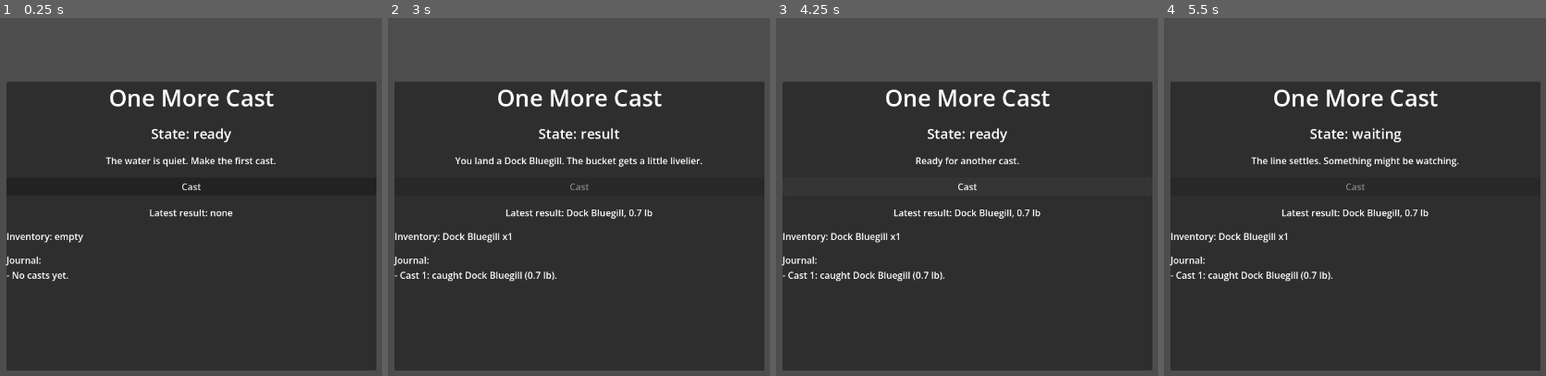
Above: before the commit, frames 1-4 (left to right).
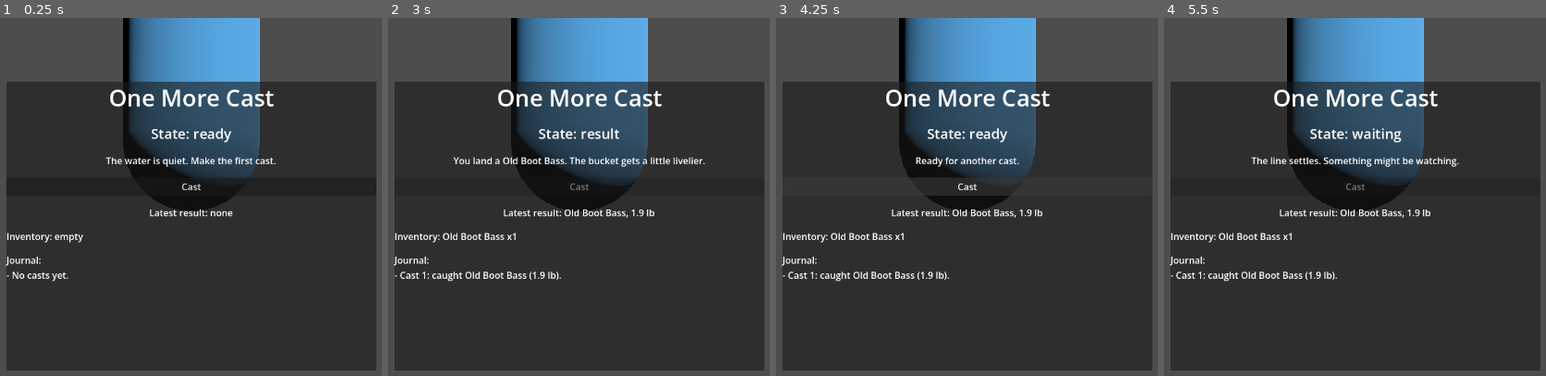
Above: after the commit, the same moments.

Repository: PhiliXiR/OneMoreCast
Game: Godot game, scene res://scenes/world_prototype.tscn
Same seed, same stepped clock (60 frames per second), same inputs: the game is played once before the commit and once after it. Before the commit the project starts from res://scenes/main.tscn.
Inputs:
- Up to frame 1 (0.25 s): no input
- Up to frame 2 (3 s): click "Cast" at 0.5 s; hold D (move_right, bound only after the commit) 1.28-2.03 s; hold S (move_backward, bound only after the commit) 2.03-2.78 s; tap Enter at 2.75 s; hold D (move_right, bound only after the commit) from 2.78 s (still down)
- Up to frame 3 (4.25 s): tap Space at 3.5 s; release D (move_right, bound only after the commit) at 3.53 s; hold W (move_forward, bound only after the commit) from 3.53 s (still down)
- Up to frame 4 (5.5 s): tap Enter at 4.25 s; release W (move_forward, bound only after the commit) at 4.28 s; hold A (move_left, bound only after the commit) from 4.28 s (still down)

The runs differ from the first frame. In frame 1, 14% of the frame differs, in the area x 32-69%, y 0-55%; in frame 2, 16%, in the area x 14-84%, y 0-74%; in frame 3, 16%; in frame 4, 15%.

Commit message:
Add 3D angler prototype using pipeline systems

Diff:
--- /dev/null
+++ b/player/PlayerRig.tscn
@@ -0,0 +1,38 @@
+[gd_scene load_steps=6 format=3 uid="uid://one_more_cast_player_rig"]
+
+[ext_resource type="Script" path="res://tools/3DCodexPipeline/game/systems/character/scripts/character_movement_controller.gd" id="1_movement"]
+
+[sub_resource type="CapsuleShape3D" id="CapsuleShape3D_player"]
+radius = 0.45
+height = 1.8
+
+[sub_resource type="CapsuleMesh" id="CapsuleMesh_player"]
+radius = 0.45
+height = 1.8
+
+[sub_resource type="StandardMaterial3D" id="StandardMaterial3D_player"]
+albedo_color = Color(0.24, 0.52, 0.72, 1)
+
+[sub_resource type="SphereMesh" id="SphereMesh_forward_marker"]
+radius = 0.12
+height = 0.24
+
+[node name="PlayerRig" type="CharacterBody3D"]
+script = ExtResource("1_movement")
+visual_root_path = NodePath("VisualRoot")
+
+[node name="CollisionShape3D" type="CollisionShape3D" parent="."]
+position = Vector3(0, 0.9, 0)
+shape = SubResource("CapsuleShape3D_player")
+
+[node name="VisualRoot" type="Node3D" parent="."]
+
+[node name="CapsuleMesh" type="MeshInstance3D" parent="VisualRoot"]
+position = Vector3(0, 0.9, 0)
+mesh = SubResource("CapsuleMesh_player")
+surface_material_override/0 = SubResource("StandardMaterial3D_player")
+
+[node name="ForwardMarker" type="MeshInstance3D" parent="VisualRoot"]
+position = Vector3(0, 1.35, -0.48)
+mesh = SubResource("SphereMesh_forward_marker")
+surface_material_override/0 = SubResource("StandardMaterial3D_player")
--- a/project.godot
+++ b/project.godot
@@ -1,5 +1,5 @@
 ; Engine configuration file.
-; It is best edited using the editor UI and not directly,
+; It's best edited using the editor UI and not directly,
 ; since the parameters that go here are not all obvious.
 ;
 ; Format:
@@ -8,17 +8,40 @@
 
 config_version=5
 
+[animation]
+
+compatibility/default_parent_skeleton_in_mesh_instance_3d=true
+
 [application]
 
 config/name="One More Cast"
-run/main_scene="res://scenes/main.tscn"
-config/features=PackedStringArray("4.3")
+run/main_scene="res://scenes/world_prototype.tscn"
+config/features=PackedStringArray("4.6")
 
 [display]
 
 window/size/viewport_width=1280
 window/size/viewport_height=720
 
+[input]
+
+move_forward={
+"deadzone": 0.5,
+"events": [Object(InputEventKey,"resource_local_to_scene":false,"resource_name":"","device":-1,"window_id":0,"alt_pressed":false,"shift_pressed":false,"ctrl_pressed":false,"meta_pressed":false,"pressed":false,"keycode":0,"physical_keycode":87,"key_label":0,"unicode":0,"location":0,"echo":false,"script":null)]
+}
+move_backward={
+"deadzone": 0.5,
+"events": [Object(InputEventKey,"resource_local_to_scene":false,"resource_name":"","device":-1,"window_id":0,"alt_pressed":false,"shift_pressed":false,"ctrl_pressed":false,"meta_pressed":false,"pressed":false,"keycode":0,"physical_keycode":83,"key_label":0,"unicode":0,"location":0,"echo":false,"script":null)]
+}
+move_left={
+"deadzone": 0.5,
+"events": [Object(InputEventKey,"resource_local_to_scene":false,"resource_name":"","device":-1,"window_id":0,"alt_pressed":false,"shift_pressed":false,"ctrl_pressed":false,"meta_pressed":false,"pressed":false,"keycode":0,"physical_keycode":65,"key_label":0,"unicode":0,"location":0,"echo":false,"script":null)]
+}
+move_right={
+"deadzone": 0.5,
+"events": [Object(InputEventKey,"resource_local_to_scene":false,"resource_name":"","device":-1,"window_id":0,"alt_pressed":false,"shift_pressed":false,"ctrl_pressed":false,"meta_pressed":false,"pressed":false,"keycode":0,"physical_keycode":68,"key_label":0,"unicode":0,"location":0,"echo":false,"script":null)]
+}
+
 [rendering]
 
 renderer/rendering_method="gl_compatibility"
--- /dev/null
+++ b/scenes/world_prototype.tscn
@@ -0,0 +1,81 @@
+[gd_scene load_steps=13 format=3 uid="uid://one_more_cast_world_prototype"]
+
+[ext_resource type="PackedScene" path="res://player/PlayerRig.tscn" id="1_player"]
+[ext_resource type="Script" path="res://tools/3DCodexPipeline/game/systems/camera/scripts/mmo_camera_controller.gd" id="2_camera"]
+[ext_resource type="PackedScene" path="res://scenes/main.tscn" id="3_casting_ui"]
+
+[sub_resource type="BoxMesh" id="BoxMesh_ground"]
+size = Vector3(24, 0.2, 18)
+
+[sub_resource type="BoxShape3D" id="BoxShape3D_ground"]
+size = Vector3(24, 0.2, 18)
+
+[sub_resource type="StandardMaterial3D" id="StandardMaterial3D_ground"]
+albedo_color = Color(0.34, 0.43, 0.38, 1)
+
+[sub_resource type="BoxMesh" id="BoxMesh_dock"]
+size = Vector3(3.5, 0.25, 8)
+
+[sub_resource type="BoxShape3D" id="BoxShape3D_dock"]
+size = Vector3(3.5, 0.25, 8)
+
+[sub_resource type="StandardMaterial3D" id="StandardMaterial3D_dock"]
+albedo_color = Color(0.48, 0.37, 0.24, 1)
+
+[sub_resource type="PlaneMesh" id="PlaneMesh_water"]
+size = Vector2(28, 16)
+
+[sub_resource type="StandardMaterial3D" id="StandardMaterial3D_water"]
+albedo_color = Color(0.08, 0.28, 0.38, 0.82)
+
+[node name="WorldPrototype" type="Node3D"]
+
+[node name="PlayerRig" parent="." instance=ExtResource("1_player")]
+position = Vector3(0, 0.1, -2)
+camera_output_provider_path = NodePath("../MMOCameraRig")
+
+[node name="MMOCameraRig" type="Node3D" parent="."]
+script = ExtResource("2_camera")
+target_path = NodePath("../PlayerRig")
+initial_yaw_degrees = 30.0
+initial_pitch_degrees = -18.0
+
+[node name="Camera3D" type="Camera3D" parent="MMOCameraRig"]
+current = true
+fov = 70.0
+near = 0.05
+far = 4000.0
+
+[node name="Ground" type="StaticBody3D" parent="."]
+
+[node name="CollisionShape3D" type="CollisionShape3D" parent="Ground"]
+position = Vector3(0, -0.1, 0)
+shape = SubResource("BoxShape3D_ground")
+
+[node name="MeshInstance3D" type="MeshInstance3D" parent="Ground"]
+position = Vector3(0, -0.1, 0)
+mesh = SubResource("BoxMesh_ground")
+surface_material_override/0 = SubResource("StandardMaterial3D_ground")
+
+[node name="Dock" type="StaticBody3D" parent="."]
+position = Vector3(0, 0.05, 4)
+
+[node name="CollisionShape3D" type="CollisionShape3D" parent="Dock"]
+shape = SubResource("BoxShape3D_dock")
+
+[node name="MeshInstance3D" type="MeshInstance3D" parent="Dock"]
+mesh = SubResource("BoxMesh_dock")
+surface_material_override/0 = SubResource("StandardMaterial3D_dock")
+
+[node name="Water" type="MeshInstance3D" parent="."]
+position = Vector3(0, -0.02, 10)
+mesh = SubResource("PlaneMesh_water")
+surface_material_override/0 = SubResource("StandardMaterial3D_water")
+
+[node name="DirectionalLight3D" type="DirectionalLight3D" parent="."]
+transform = Transform3D(0.819152, -0.40558, 0.40558, 0, 0.707107, 0.707107, -0.573576, -0.579228, 0.579228, 0, 7, -3)
+light_energy = 2.2
+
+[node name="CastingUILayer" type="CanvasLayer" parent="."]
+
+[node name="CastingUI" parent="CastingUILayer" instance=ExtResource("3_casting_ui")]
--- /dev/null
+++ b/scripts/validate_3d_prototype.gd
@@ -0,0 +1,56 @@
+extends SceneTree
+
+const WORLD_SCENE := "res://scenes/world_prototype.tscn"
+const INPUT_ACTIONS := [
+	&"move_forward",
+	&"move_backward",
+	&"move_left",
+	&"move_right",
+]
+
+
+func _init() -> void:
+	var packed_scene := load(WORLD_SCENE) as PackedScene
+	if packed_scene == null:
+		_fail("Could not load %s" % WORLD_SCENE)
+		return
+
+	var world := packed_scene.instantiate()
+	root.add_child(world)
+
+	if not _require_node(world, "PlayerRig"):
+		return
+	if not _require_node(world, "MMOCameraRig"):
+		return
+	if not _require_node(world, "CastingUILayer/CastingUI"):
+		return
+
+	for action in INPUT_ACTIONS:
+		if not InputMap.has_action(action):
+			_fail("Missing input action: %s" % action)
+			return
+
+	var player := world.get_node("PlayerRig")
+	var camera := world.get_node("MMOCameraRig")
+	if not player.has_method("get_desired_movement_direction"):
+		_fail("PlayerRig is not using the pipeline movement controller")
+		return
+
+	if not camera.has_method("get_mode_output"):
+		_fail("MMOCameraRig is not using the pipeline camera controller")
+		return
+
+	print("3D prototype validation passed")
+	quit(0)
+
+
+func _require_node(parent: Node, path: NodePath) -> bool:
+	if parent.get_node_or_null(path) == null:
+		_fail("Missing node: %s" % path)
+		return false
+	return true
+
+
+func _fail(message: String) -> void:
+	push_error(message)
+	quit(1)
Not shown, added: scripts/casting_controller.gd.uid
Not shown, changed: README.md
Not shown, added: docs/pipeline-runtime-integration.md
